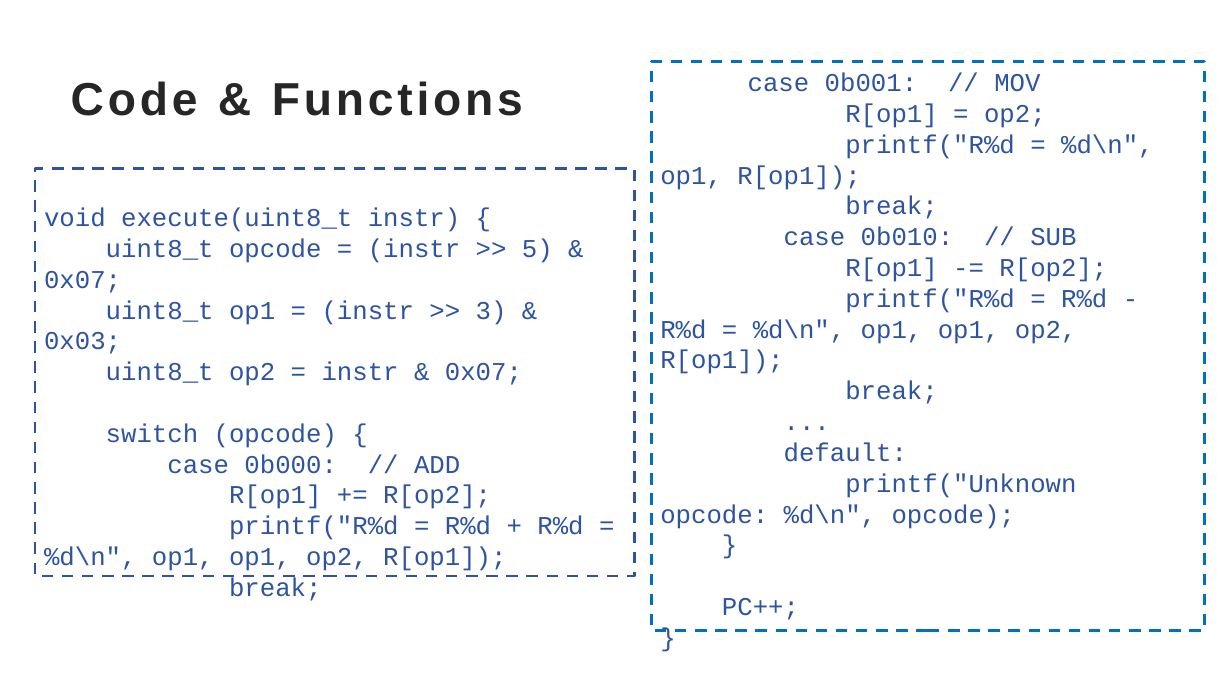
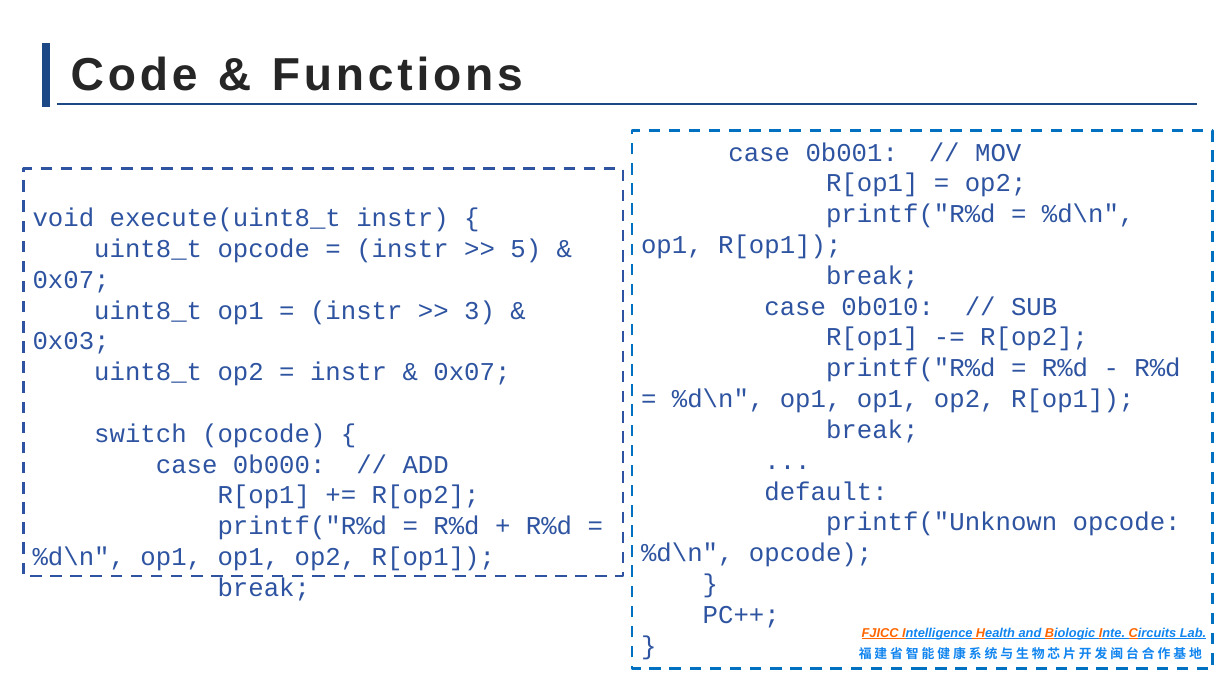
Before and after one commit to EnglesLowe123/COPE-Project, a slide deck: slide 3 of 微指令集-计组实验(1).pptx. Drawn at 1232x693 pixels with LibreOffice and Linux fonts; fonts in the diff are those of the drawing; background and template pictures are left out. Boxes give left, top, right and bottom in pixels: in the first picture for what was removed or moved away, otherwise in the second. Text is boxed around its words. In the diff, an @@ line names an element or a change of style, - is before the commit and + after.

```diff
--- a/微指令集-计组实验(1).pptx
+++ b/微指令集-计组实验(1).pptx
@@ line added from (46, 43) to (46, 107), #1C4885 6 pt @@
@@ title "Code & Functions": place and size @@
-title "Code & Functions" at (71, 81, 523, 116)
+title "Code & Functions" at (71, 56, 523, 91)
@@ line added from (57, 104) to (1197, 104), #1C4885 2 pt @@
@@ rectangle "case 0b001: // MOV": place and size @@
-rectangle "case 0b001: // MOV" at (652, 62, 1205, 631)
+rectangle "case 0b001: // MOV" at (632, 131, 1214, 669)
@@ rectangle "void execute(uint8_t instr) {": place and size @@
-rectangle "void execute(uint8_t instr) {" at (35, 169, 635, 577)
+rectangle "void execute(uint8_t instr) {" at (23, 169, 623, 577)
@@ text added at (859, 627, 1206, 660), 10 pt, text #1185EF, bold, italic, underline @@
+FJICC Intelligence Health and Biologic Inte. Circuits Lab.
+福建省智能健康系统与生物芯片开发闽台合作基地
```
Also in this commit, not shown: 11 other slides changed, 1 slide added, 1 slide removed.
